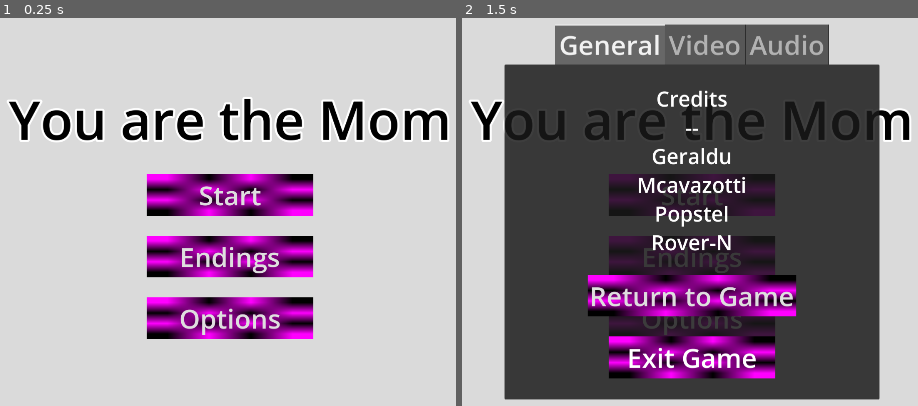
Above: before the commit, frames 1-2 (left to right).
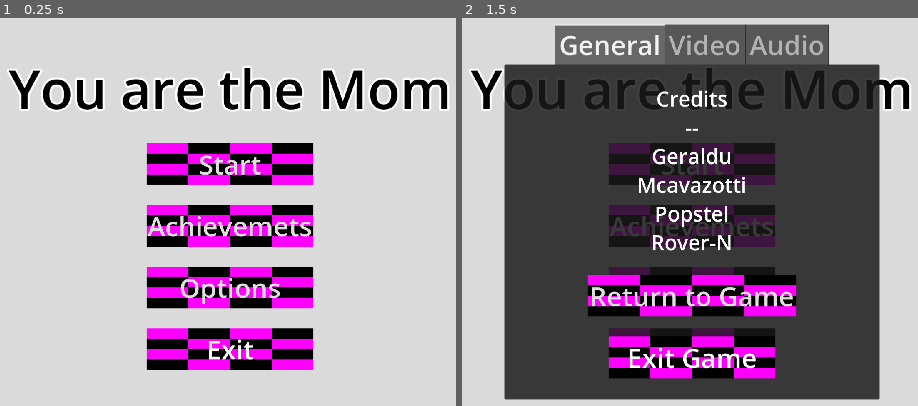
Above: after the commit, the same moments.

Repository: mcavazotti/shovel-jam-2025
Game: Godot game, scene res://Scenes/title.tscn
Same seed, same stepped clock (60 frames per second), same inputs: the game is played once before the commit and once after it. This scene is started directly instead of the project's main scene.
Inputs:
- Up to frame 1 (0.25 s): no input
- Up to frame 2 (1.5 s): click "Endings" (after the commit: "Achievemets") at 0.5 s; click "Options" at 1.25 s

The runs differ from the first frame. In frame 1, 29% of the frame differs, in the area x 1-99%, y 12-91%; in frame 2, 23%.

Commit message:
Options Menu Fixed and More Collision in Home.tscn
Please please please let this be the last fix the options menu needs.

I also deleted a huge img file of the house I was using earlier.

I got a bit side tracked and added a small easter egg (this can be removed lol)

Added the rest of the collision to the house placeholder

Diff:
--- a/Scenes/home.tscn
+++ b/Scenes/home.tscn
@@ -13,11 +13,43 @@
 [ext_resource type="Texture2D" uid="uid://br8y4j1uje8ww" path="res://Assets/Art/enterstairroom.png" id="11_ayluw"]
 [ext_resource type="PackedScene" uid="uid://bsqhqkxu74jve" path="res://Scenes/mom.tscn" id="12_guf2q"]
 [ext_resource type="Script" uid="uid://dp6kqo21d8sh3" path="res://Scenes/camera_2d.gd" id="13_0qnmp"]
+[ext_resource type="Texture2D" uid="uid://bli7oic53rpcv" path="res://Assets/Art/Friend.png" id="14_848r5"]
 [ext_resource type="PackedScene" uid="uid://7q65lapufcsh" path="res://Scenes/itemSpawnerControler.tscn" id="14_dyher"]
 [ext_resource type="PackedScene" uid="uid://be5y6f8jhr140" path="res://Scenes/pause_game.tscn" id="14_smgrs"]
 [ext_resource type="Texture2D" uid="uid://cgcqg1s53711j" path="res://Assets/Art/garage1.png" id="15_dyher"]
 [ext_resource type="PackedScene" uid="uid://c4lk76dkkl632" path="res://Items/itemSpawner.tscn" id="15_ppvi3"]
+[ext_resource type="Shader" uid="uid://dxef5pfxbekt3" path="res://Scripts/breathe.gdshader" id="15_y6p71"]
+[ext_resource type="Shader" uid="uid://c3qroc5f44b1t" path="res://Scripts/squish.gdshader" id="16_ayluw"]
 [ext_resource type="Texture2D" uid="uid://byu86u4b2o8s2" path="res://Assets/Art/garage2.png" id="16_ppvi3"]
+[ext_resource type="Texture2D" uid="uid://65nugvsyg18p" path="res://Assets/Art/Mom_placehold.png" id="20_pkgvh"]
+
+[sub_resource type="RectangleShape2D" id="RectangleShape2D_ppvi3"]
+size = Vector2(594.5, 244)
+
+[sub_resource type="RectangleShape2D" id="RectangleShape2D_848r5"]
+size = Vector2(341, 232)
+
+[sub_resource type="ShaderMaterial" id="ShaderMaterial_guf2q"]
+shader = ExtResource("15_y6p71")
+shader_parameter/speed = 3.5
+shader_parameter/inverse_amplitude = 12.0
+shader_parameter/size = 1.0
+
+[sub_resource type="SphereMesh" id="SphereMesh_0qnmp"]
+radius = 120.0
+height = 80.0
+
+[sub_resource type="Gradient" id="Gradient_5m583"]
+colors = PackedColorArray(0, 0, 0, 0.27451, 0, 0, 0, 0.27451)
+
+[sub_resource type="GradientTexture1D" id="GradientTexture1D_h6vkq"]
+gradient = SubResource("Gradient_5m583")
+
+[sub_resource type="ShaderMaterial" id="ShaderMaterial_3crrv"]
+shader = ExtResource("16_ayluw")
+shader_parameter/speed = 25.0
+shader_parameter/inverse_amplitude = 2.0
+shader_parameter/size = 1.0
 
 [node name="Home" type="Node2D"]
 
@@ -82,6 +114,42 @@
 
 [node name="Walls" type="CollisionPolygon2D" parent="Level Collision"]
 polygon = PackedVector2Array(6272, 996, 6275, 1114, 7617, 1129, 7633, 2266, 7725, 2278, 7721, 2217, 8079, 2217, 8077, 2 …(699 unchanged characters)…
+
+[node name="Upper Bathroom Sink" type="CollisionShape2D" parent="Level Collision"]
+position = Vector2(7349.75, 869)
+shape = SubResource("RectangleShape2D_ppvi3")
+
+[node name="Upper Bathroom Toilet" type="CollisionShape2D" parent="Level Collision"]
+position = Vector2(7415.5, 212)
+shape = SubResource("RectangleShape2D_848r5")
+
+[node name="Lower Bathroom" type="CollisionPolygon2D" parent="Level Collision"]
+polygon = PackedVector2Array(1863, 2788, 1430, 2773, 1428, 2895, 426, 2861, 403, 2210, 66, 2200, 395, 3172, 1363, 3172)
+
+[node name="Kitchen Counter and Fridge" type="CollisionPolygon2D" parent="Level Collision"]
+polygon = PackedVector2Array(6321, 1106, 6326, 1285, 7452, 1261, 7426, 1827, 7313, 1827, 7313, 2149, 7615, 2149, 7625, 1126)
+
+[node name="Friend" type="Sprite2D" parent="Level Collision"]
+position = Vector2(856, 555)
+scale = Vector2(5.52857, 5.52857)
+texture = ExtResource("14_848r5")
+
+[node name="Shadow" type="MeshInstance2D" parent="Level Collision"]
+material = SubResource("ShaderMaterial_guf2q")
+position = Vector2(860, -292)
+scale = Vector2(1, 1.425)
+mesh = SubResource("SphereMesh_0qnmp")
+texture = SubResource("GradientTexture1D_h6vkq")
+
+[node name="MomPlacehold" type="Sprite2D" parent="Level Collision"]
+material = SubResource("ShaderMaterial_3crrv")
+position = Vector2(872, -565)
+texture = ExtResource("20_pkgvh")
+
+[node name="Friend2" type="Sprite2D" parent="Level Collision"]
+position = Vector2(4010, 935)
+rotation = 4.71239
+texture = ExtResource("14_848r5")
 
 [node name="Mom" parent="." instance=ExtResource("12_guf2q")]
 position = Vector2(6113, 1699)
--- a/Scenes/title.tscn
+++ b/Scenes/title.tscn
@@ -1,9 +1,8 @@
-[gd_scene load_steps=12 format=3 uid="uid://chkp5ltal2l4n"]
+[gd_scene load_steps=11 format=3 uid="uid://chkp5ltal2l4n"]
 
 [ext_resource type="Script" uid="uid://bpgo2y51du13a" path="res://Scripts/buttons_and_title.gd" id="1_ekrfg"]
 [ext_resource type="Texture2D" uid="uid://c70r0ll0sbh6x" path="res://Assets/Art/Speaker_Icon.png" id="2_2qdx2"]
 [ext_resource type="PackedScene" uid="uid://3hso8cn4h0xh" path="res://Scenes/options.tscn" id="2_yosvi"]
-[ext_resource type="PackedScene" uid="uid://be5y6f8jhr140" path="res://Scenes/pause_game.tscn" id="3_fp2oq"]
 
 [sub_resource type="LabelSettings" id="LabelSettings_4obfb"]
 font_size = 128
@@ -39,6 +38,7 @@
 color = Color(0.856067, 0.856067, 0.856067, 1)
 
 [node name="Buttons and Title" type="VBoxContainer" parent="."]
+process_mode = 3
 layout_mode = 2
 offset_right = 1920.0
 offset_bottom = 1080.0
@@ -66,13 +66,13 @@
 flat = true
 icon_alignment = 1
 
-[node name="Endings" type="Button" parent="Buttons and Title"]
+[node name="Achievements" type="Button" parent="Buttons and Title"]
 layout_mode = 2
 size_flags_horizontal = 4
 size_flags_vertical = 4
 theme_override_font_sizes/font_size = 64
 theme_override_styles/focus = SubResource("StyleBoxEmpty_w31pl")
-text = "Endings"
+text = "Achievemets"
 icon = SubResource("PlaceholderTexture2D_4obfb")
 flat = true
 icon_alignment = 1
@@ -90,7 +90,6 @@
 icon_alignment = 1
 
 [node name="Exit" type="Button" parent="Buttons and Title"]
-visible = false
 layout_mode = 2
 size_flags_horizontal = 4
 size_flags_vertical = 4
@@ -127,15 +126,22 @@
 texture = ExtResource("2_2qdx2")
 expand_mode = 1
 
-[node name="Options" parent="." instance=ExtResource("2_yosvi")]
-process_mode = 2
-layout_mode = 1
+[node name="Options_Menu" type="CanvasLayer" parent="Buttons and Title"]
+process_mode = 3
 
-[node name="PauseGame" parent="." instance=ExtResource("3_fp2oq")]
+[node name="Options" parent="Buttons and Title/Options_Menu" instance=ExtResource("2_yosvi")]
+anchors_preset = 15
+anchor_left = 0.0
+anchor_top = 0.0
+anchor_right = 1.0
+anchor_bottom = 1.0
+offset_left = 0.0
+offset_top = 0.0
+offset_right = 0.0
+offset_bottom = 0.0
 
 [connection signal="pressed" from="Buttons and Title/Start" to="Buttons and Title" method="_on_start_pressed"]
-[connection signal="pressed" from="Buttons and Title/Endings" to="Buttons and Title" method="_on_endings_pressed"]
+[connection signal="pressed" from="Buttons and Title/Achievements" to="Buttons and Title" method="_on_endings_pressed"]
 [connection signal="pressed" from="Buttons and Title/Options" to="Buttons and Title" method="_on_options_pressed"]
-[connection signal="pressed" from="Buttons and Title/Options" to="Options" method="_on_options_pressed"]
 [connection signal="pressed" from="Buttons and Title/Exit" to="Buttons and Title" method="_on_exit_pressed"]
 [connection signal="pressed" from="Buttons and Title/BGM Toggle" to="Buttons and Title" method="_on_bgm_toggle_pressed"]
--- a/Scripts/buttons_and_title.gd
+++ b/Scripts/buttons_and_title.gd
@@ -2,22 +2,25 @@
 
 func _ready():
 	Audio.BGM(Audio.BGM_TYPE.Results)
-	pass
 
 
 func _on_start_pressed():
 	Audio.SFX(Audio.SFX_TYPE.Super_Click)
 	get_tree().change_scene_to_file("res://Scenes/home.tscn")
 	Audio.BGM(Audio.BGM_TYPE.First_Minute)
-	pass
 
 func _on_endings_pressed():
 	Audio.SFX(Audio.SFX_TYPE.Click)
-	pass
 
 func _on_options_pressed():
 	Audio.SFX(Audio.SFX_TYPE.Click)
-	pass
+	get_node("/root/Control/Buttons and Title/Options_Menu/Options").visible = true
+	get_tree().paused = true
+
+func _input(_event: InputEvent):
+	if Input.is_action_just_pressed("Pause"):
+		get_tree().paused = !get_tree().paused
+		get_node("/root/Control/Buttons and Title/Options_Menu/Options").visible = !get_node("/root/Control/Buttons and Title/Options_Menu/Options").visible
 
 func _on_exit_pressed():
 	Audio.SFX(Audio.SFX_TYPE.Click)
--- a/Scripts/options_menu.gd
+++ b/Scripts/options_menu.gd
@@ -1,9 +1,4 @@
 extends Control
-
-
-func _on_options_pressed():
-	get_tree().paused = true
-	visible = true
 
 
 func _on_return_pressed():
--- a/project.godot
+++ b/project.godot
@@ -75,4 +75,5 @@
 
 [rendering]
 
+textures/canvas_textures/default_texture_filter=0
 textures/vram_compression/import_etc2_astc=true
Not shown, removed: Assets/Art/20250715_150632.jpg.import
Not shown, removed: Assets/Art/20250715_150800.jpg.import
Binary file added: Assets/Art/Friend.png
Not shown, added: Assets/Art/Friend.png.import
Not shown: 1 places in Scenes/home.tscn that only renumber resources
Not shown, changed: Assets/Art/20250715_150632.jpg
Not shown, changed: Assets/Art/20250715_150800.jpg
